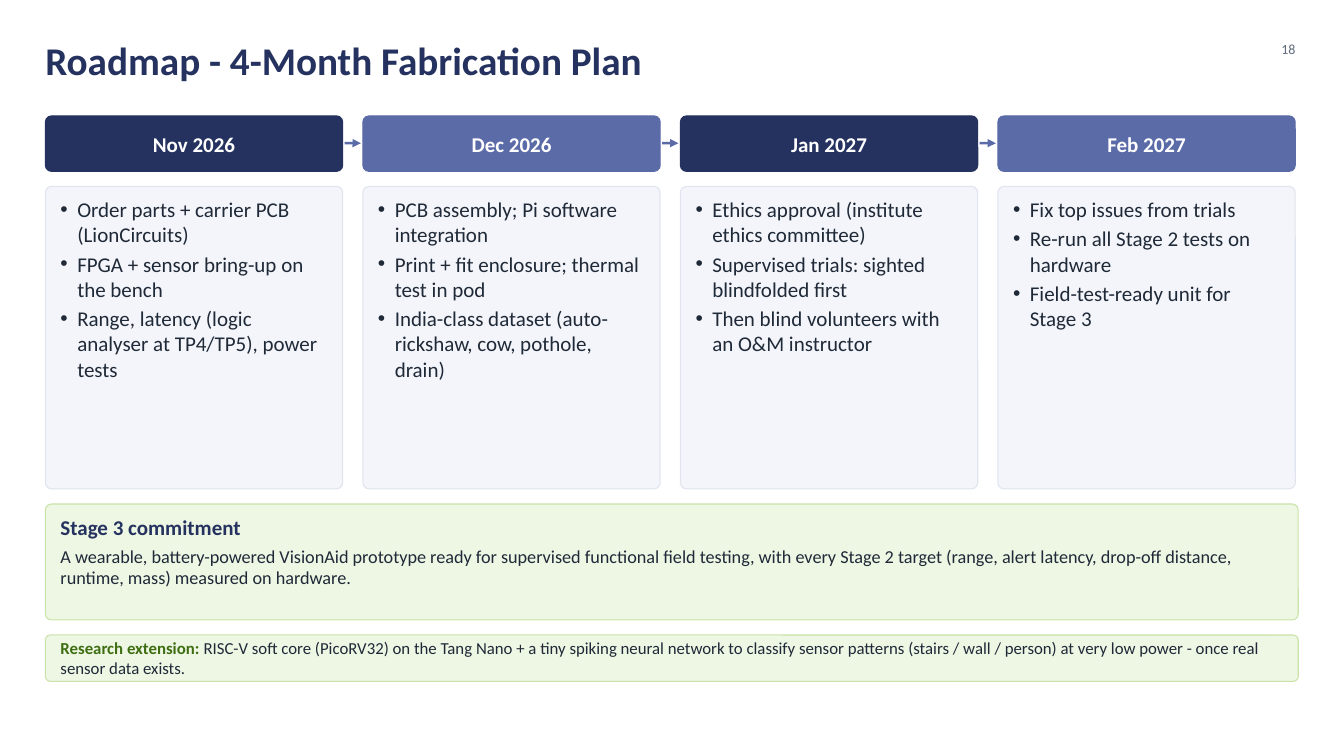
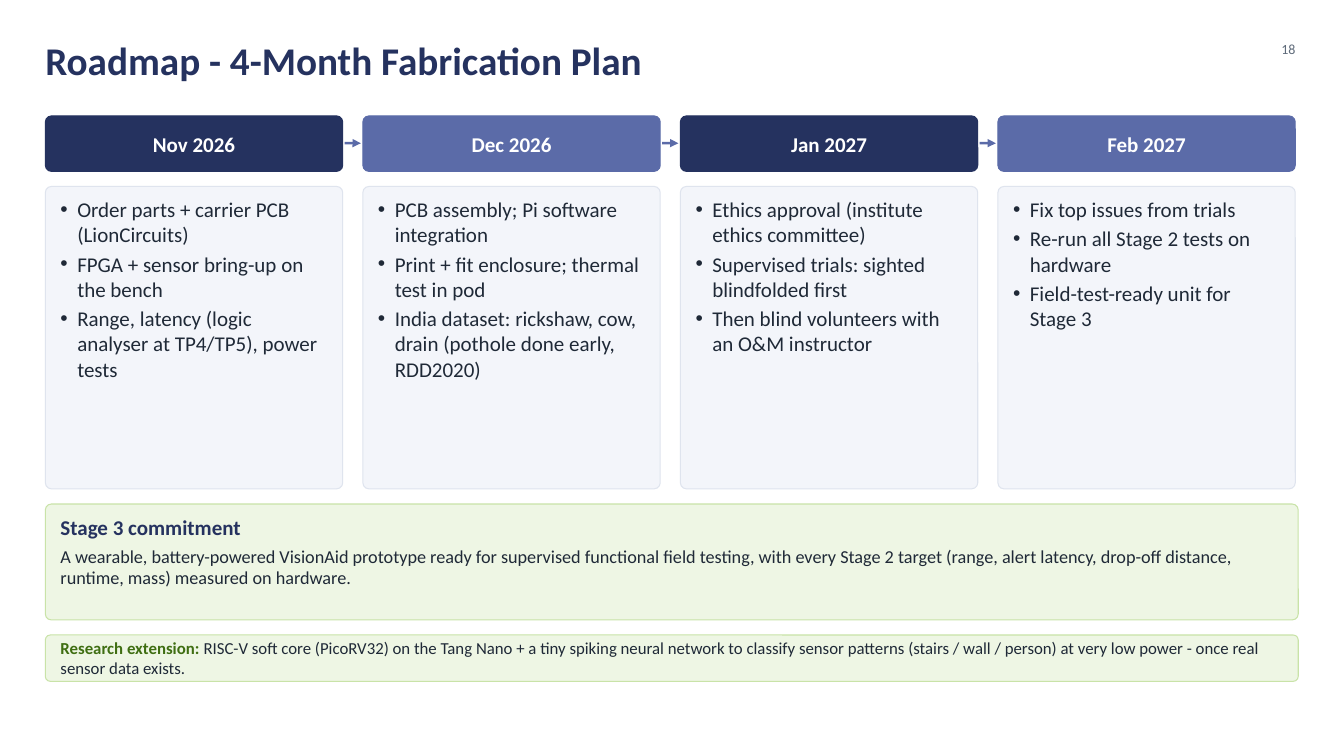
Before and after one commit to silentaf/viswa_id1, a slide deck: slide 18 of ppt/VisionAid_Stage2_Design_Deck.pptx. Drawn at 1344x756 pixels with LibreOffice and Linux fonts; fonts in the diff are those of the drawing; background and template pictures are left out. Boxes give left, top, right and bottom in pixels: in the first picture for what was removed or moved away, otherwise in the second. Text is boxed around its words. In the diff, an @@ line names an element or a change of style, - is before the commit and + after.

```diff
--- a/ppt/VisionAid_Stage2_Design_Deck.pptx
+++ b/ppt/VisionAid_Stage2_Design_Deck.pptx
@@ text at <box>395,311,636,380</box>: text changed @@
-• India-class dataset (auto-rickshaw, cow, pothole, drain)
+• India dataset: rickshaw, cow, drain (pothole done early, RDD2020)
```
Also in this commit, not shown: 8 other slides changed, 44 other files.
